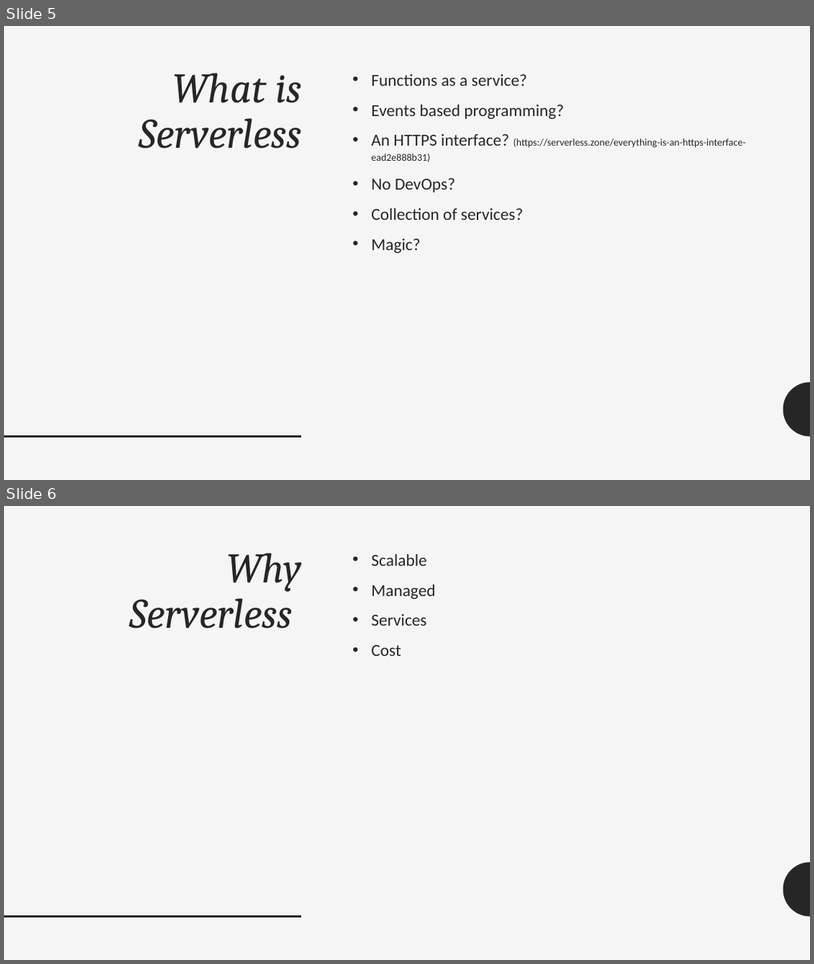
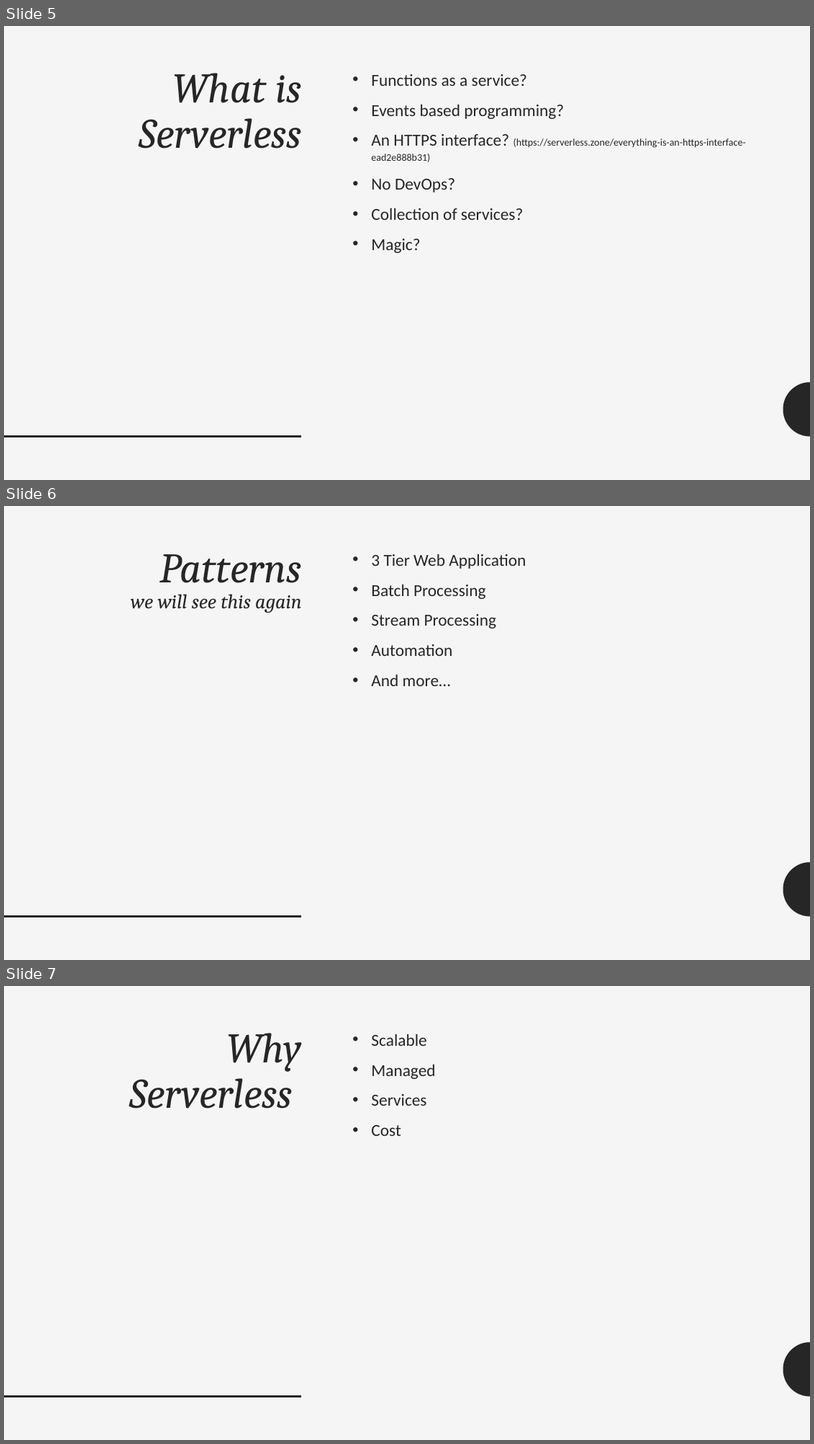
Before and after one commit to adrianpomilio/going-serverless, a slide deck: going-serverless-2017.pptx. Shown one above the other, each under a label of ours: slides 5 and 6 before the commit, slides 5, 6 and 7 after it. The pictures are 814x964 and 814x1444 pixels, drawn with LibreOffice and Linux fonts; fonts in the diff are those of the drawing. Boxes give left, top, right and bottom in pixels: in the first picture for what was removed or moved away, otherwise in the second. Text is boxed around its words. In the diff, an @@ line names an element or a change of style, - is before the commit and + after.

Commit message:
rearranged cost and patterns, added fix to lambda container screen.

```diff
--- a/going-serverless-2017.pptx
+++ b/going-serverless-2017.pptx
@@ slide 6 added at [4, 506, 810, 960], background #F5F5F5; not listed: 2 template elements that a slide beside it also shows @@
@@ title added at [131, 554, 302, 613], 24 pt, text #262626, italic @@
+Patterns
+we will see this again
@@ text added at [371, 554, 526, 686], 20 pt, text #262626 @@
+• 3 Tier Web Application
+• Batch Processing
+• Stream Processing
+• Automation
+• And more…
@@ what was slide 6 is now slide 7 @@
```
Also in this commit, not shown: 2 slides changed.
